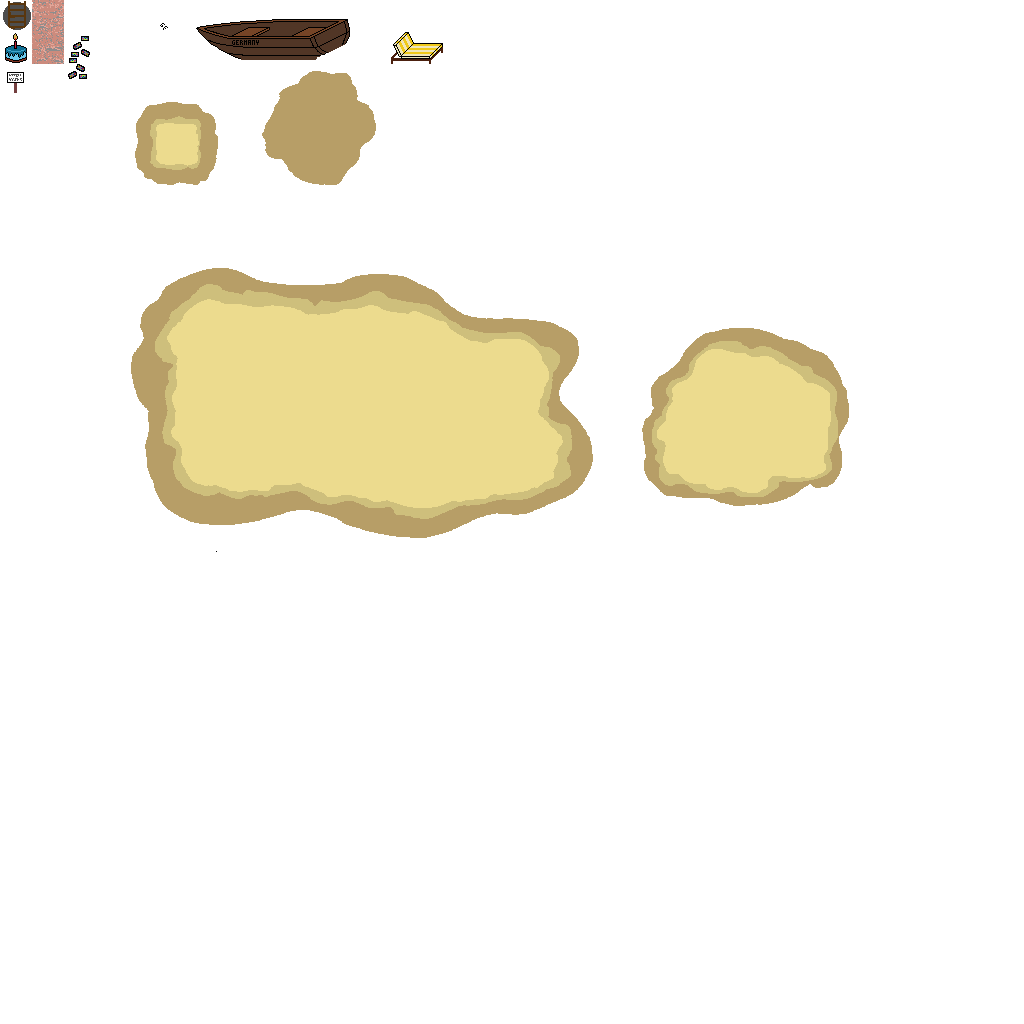
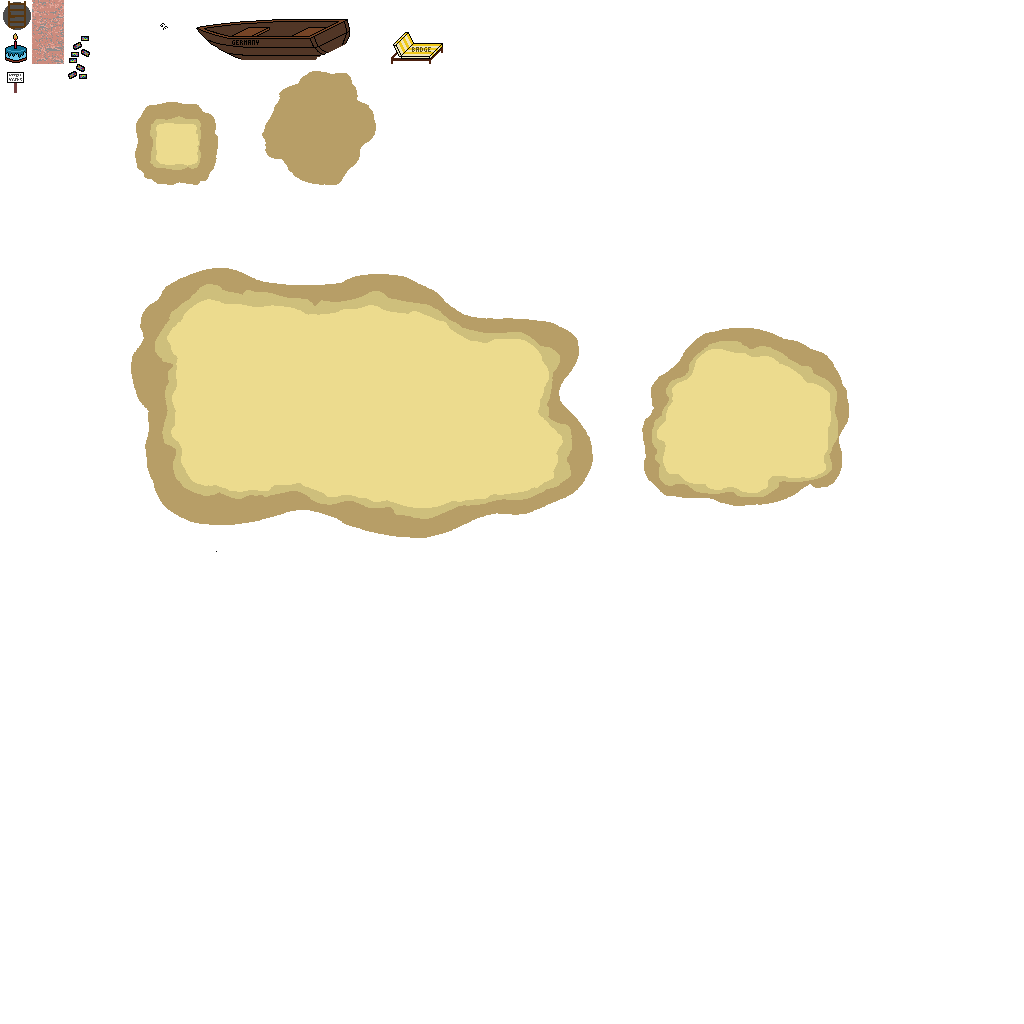
Before/after of a 1024 × 1024 layered artwork. What changed in the layer stack:
added layer "Paint Layer 1" above "Paint Layer 1(pasted) Merged" over (412, 47, 431, 52)
